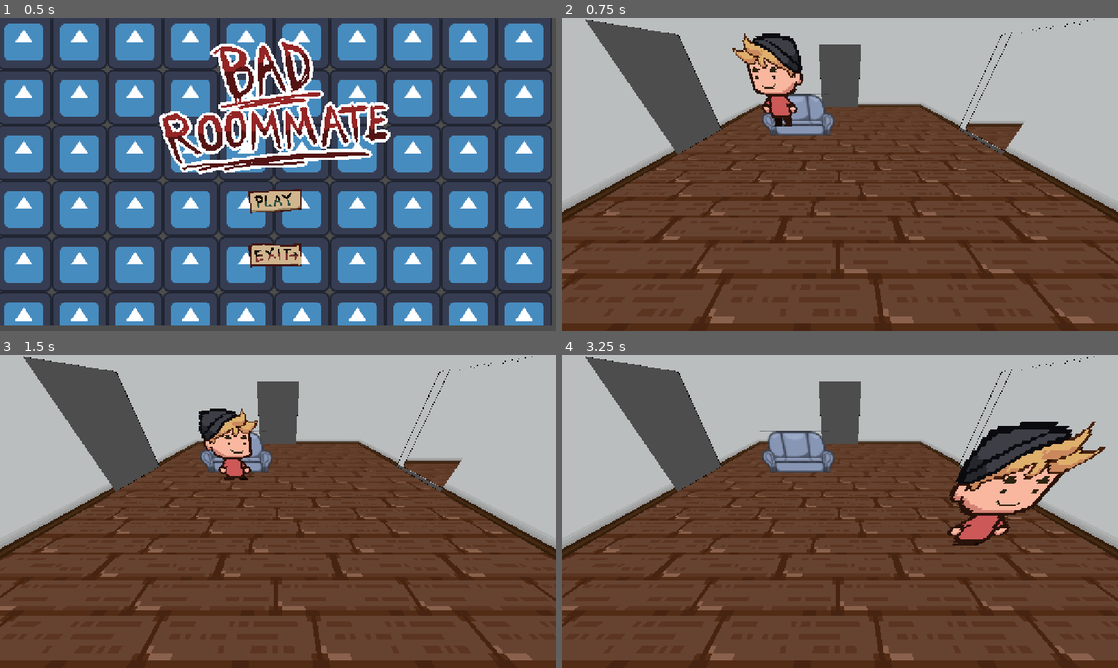
Above: before the commit, frames 1-4 (two rows, left to right).
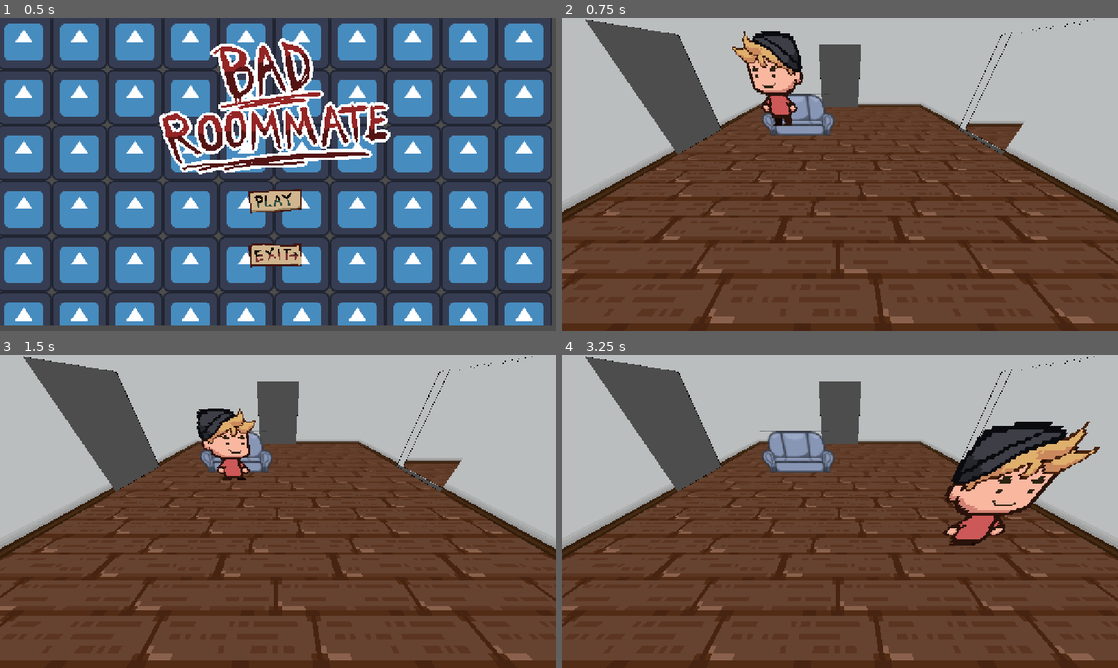
Above: after the commit, the same moments.

Repository: geekazodium/RIT-Halloween-Game-Jam-2025
Game: Godot game, scene res://menu/menu.tscn
The game is run twice, just before and just after one commit, with the same random seed, the same clock (stepped at 60 frames per second) and the same inputs. The engine's default icon, where the game draws it, is replaced by a stand-in: a white triangle on a blue panel in a dark square.
Inputs (mouse positions are in pixels of both pictures, inside the frame that each line leads up to):
- Up to frame 1 (0.5 s): no input
- Up to frame 2 (0.75 s): click (834, 202) at 0.5 s
- Up to frame 3 (1.5 s): tap Enter at 1.25 s; move the mouse to (400, 495) at 1.27 s; hold D (move_right) from 1.28 s (still down)
- Up to frame 4 (3.25 s): move the mouse to (728, 527) at 2.02 s; release D (move_right) at 2.03 s; hold S (move_down) 2.03-2.78 s; move the mouse to (895, 442) at 2.77 s; hold D (move_right) from 2.78 s (still down)

Frame 1 is identical in both runs. In frame 2, 0.6% of the frame differs, in the area x 30-44%, y 4-35%; in frame 3, 0.6%; in frame 4, 2.6%, in the area x 68-98%, y 21-61%.

Commit message:
fix: player should not use capsule due to gap between rooms.

Diff:
--- a/main.tscn
+++ b/main.tscn
@@ -1,12 +1,12 @@
-[gd_scene load_steps=4 format=3 uid="uid://c26csylq2grx0"]
+[gd_scene load_steps=5 format=3 uid="uid://c26csylq2grx0"]
 
 [ext_resource type="PackedScene" uid="uid://32mfifkoibii" path="res://rooms/test_room.tscn" id="2_0xm2m"]
 [ext_resource type="PackedScene" uid="uid://ccimog3cst7y1" path="res://rooms/kitchen.tscn" id="3_1bvp3"]
 [ext_resource type="PackedScene" uid="uid://bluyjdwt83jur" path="res://player/player.tscn" id="3_h2yge"]
 
 [sub_resource type="NavigationMesh" id="NavigationMesh_0xm2m"]
-vertices = PackedVector3Array(-0.4666512, -0.505, -1.2468466, -1.9666512, -0.505, -1.2468466, -1.9666512, -0.505, -0.74684656, -2.2166512, -0.505, -0.74684656, -1.9666512, -0.505, 1.0031534, 4.783349, -0.505, -1.2468466, 3.0333488, -0.505, -1.2468466, 3.0333488, -0.505, -0.74684656, 3.0333488, -0.505, 0.25315344, 2.5333488, -0.505, -0.49684656, 2.5333488, -0.505, 0.0031534433, 7.283349, -0.505, -1.2468466, 4.783349, -0.505, -1.4968466, 2.2833488, -0.505, 1.0031534, 2.2833488, -0.505, -1.2468466, -0.4666512, -0.505, -1.4968466, 3.0333488, -0.505, 0.75315344, 7.283349, -0.505, 0.75315344)
-polygons = [PackedInt32Array(2, 1, 0), PackedInt32Array(4, 3, 2), PackedInt32Array(7, 6, 5), PackedInt32Array(10, 9, 8), PackedInt32Array(8, 9, 7), PackedInt32Array(8, 7, 5), PackedInt32Array(5, 12, 11), PackedInt32Array(9, 13, 14), PackedInt32Array(14, 13, 0), PackedInt32Array(0, 13, 2), PackedInt32Array(2, 13, 4), PackedInt32Array(0, 15, 14), PackedInt32Array(9, 10, 13), PackedInt32Array(8, 5, 16), PackedInt32Array(16, 5, 11), PackedInt32Array(16, 11, 17)]
+vertices = PackedVector3Array(-2.005, -0.50842476, -0.5050001, -1.7550001, -0.50842476, -0.5050001, -1.5050001, -0.50842476, -0.7550001, -2.005, -0.50842476, -2.005, -1.5050001, -0.50842476, 0.24499989, -2.255, -0.50842476, -0.5050001, -2.005, -0.50842476, 1.9949999, 2.245, -0.50842476, -0.5050001, -0.0050001144, -0.50842476, -0.7550001, 0.24499989, -0.50842476, -0.0050001144, -0.5050001, -0.50842476, -2.005, 2.995, -0.50842476, 0.4949999, 5.245, -0.50842476, -0.2550001, 2.495, -0.50842476, -0.2550001, 2.495, -0.50842476, 0.24499989, -0.5050001, -0.50842476, -2.255, 2.245, -0.50842476, -2.005, 2.245, -0.50842476, 0.4949999, -0.0050001144, -0.50842476, 0.24499989, 7.245, -0.50842476, -0.2550001, 5.245, -0.50842476, -0.5050001, 7.245, -0.50842476, 1.9949999, 7.495, -0.50842476, 1.7449999, 2.995, -0.50842476, 1.9949999, 2.245, -0.50842476, 1.9949999)
+polygons = [PackedInt32Array(1, 0, 2), PackedInt32Array(2, 0, 3), PackedInt32Array(0, 1, 4), PackedInt32Array(0, 4, 5), PackedInt32Array(5, 4, 6), PackedInt32Array(9, 8, 7), PackedInt32Array(8, 2, 10), PackedInt32Array(10, 2, 3), PackedInt32Array(14, 13, 11), PackedInt32Array(11, 13, 12), PackedInt32Array(10, 15, 8), PackedInt32Array(8, 15, 16), PackedInt32Array(8, 16, 7), PackedInt32Array(14, 17, 13), PackedInt32Array(13, 17, 7), PackedInt32Array(7, 17, 9), PackedInt32Array(9, 17, 18), PackedInt32Array(12, 20, 19), PackedInt32Array(22, 21, 19), PackedInt32Array(19, 21, 12), PackedInt32Array(12, 21, 11), PackedInt32Array(11, 21, 23), PackedInt32Array(4, 18, 6), PackedInt32Array(6, 18, 17), PackedInt32Array(6, 17, 24)]
 geometry_parsed_geometry_type = 1
 geometry_collision_mask = 1
 geometry_source_geometry_mode = 1
@@ -22,7 +22,7 @@
 [node name="Player" parent="." instance=ExtResource("3_h2yge")]
 transform = Transform3D(1, 0, 0, 0, 1, 0, 0, 0, 1, -0.9298396, 0, 0.035468817)
 
-[node name="Room2" parent="." instance=ExtResource("2_0xm2m")]
+[node name="Room2" parent="." groups=["navigation_mesh_source_group"] instance=ExtResource("2_0xm2m")]
 transform = Transform3D(0.99999994, 0, 0, 0, 1, 0, 0, 0, 0.99999994, 5.13939, 0, 0.75475895)
 
-[node name="Room" parent="." instance=ExtResource("3_1bvp3")]
+[node name="Room" parent="." groups=["navigation_mesh_source_group"] instance=ExtResource("3_1bvp3")]
--- a/player/player.tscn
+++ b/player/player.tscn
@@ -177,9 +177,9 @@
 "speed": 5.0
 }]
 
-[sub_resource type="CapsuleShape3D" id="CapsuleShape3D_hg6s5"]
+[sub_resource type="CylinderShape3D" id="CylinderShape3D_hg6s5"]
+height = 1.2
 radius = 0.25
-height = 1.2
 
 [sub_resource type="SphereShape3D" id="SphereShape3D_g1dw6"]
 radius = 0.97572654
@@ -198,7 +198,7 @@
 
 [node name="CollisionShape3D" type="CollisionShape3D" parent="."]
 transform = Transform3D(1, 0, 0, 0, 1, 0, 0, 0, 1, 0, 0.1, 0)
-shape = SubResource("CapsuleShape3D_hg6s5")
+shape = SubResource("CylinderShape3D_hg6s5")
 
 [node name="PlayerWishDir" type="Node" parent="." node_paths=PackedStringArray("sprite")]
 script = ExtResource("3_g1dw6")
--- a/project.godot
+++ b/project.godot
@@ -68,6 +68,10 @@
 3d_physics/layer_2="Player"
 3d_physics/layer_6="Suspicious"
 
+[physics]
+
+common/physics_interpolation=true
+
 [rendering]
 
 textures/canvas_textures/default_texture_filter=0
--- a/roommate/roommate.tscn
+++ b/roommate/roommate.tscn
@@ -7,9 +7,9 @@
 [ext_resource type="Script" uid="uid://7powfstf3a7g" path="res://roommate/tasks/roommate_task_manager.gd" id="5_xhgch"]
 [ext_resource type="Script" uid="uid://bsbux4pkc65tr" path="res://roommate/tasks/roommate_task.gd" id="6_84skn"]
 
-[sub_resource type="CapsuleShape3D" id="CapsuleShape3D_0spho"]
-radius = 0.20751953
-height = 0.93295896
+[sub_resource type="CylinderShape3D" id="CylinderShape3D_84skn"]
+height = 1.2
+radius = 0.25
 
 [sub_resource type="SphereShape3D" id="SphereShape3D_ae4i6"]
 radius = 6.7559624
@@ -34,7 +34,7 @@
 path_desired_distance = 0.25
 
 [node name="CollisionShape3D" type="CollisionShape3D" parent="."]
-shape = SubResource("CapsuleShape3D_0spho")
+shape = SubResource("CylinderShape3D_84skn")
 
 [node name="PlaceHolderShape3D" type="Sprite3D" parent="."]
 transform = Transform3D(0.30247992, 0, 0, 0, 0.73982984, 0, 0, 0, 1.9677868, 0, 0, 0)
